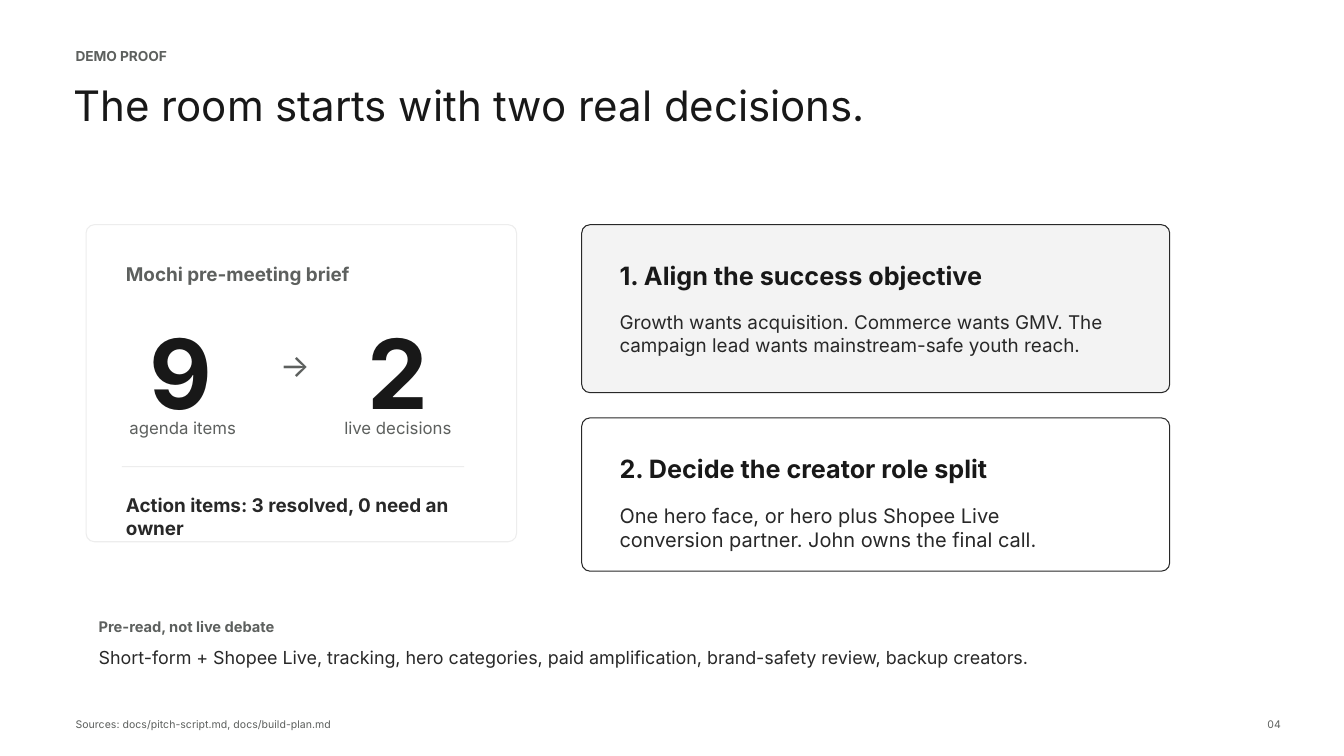
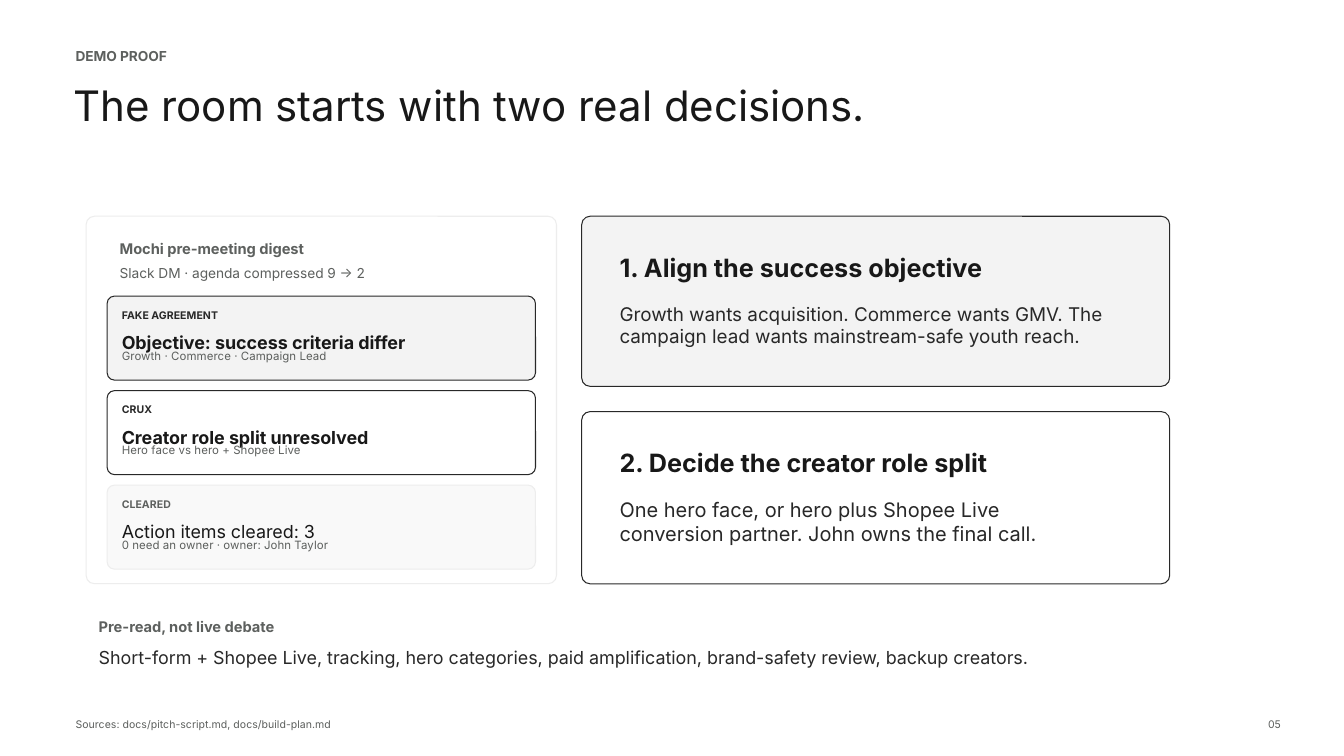
Before and after one commit to leewaichong/opensea, a slide deck: slide 5 of docs/pitch-deck/output/per-my-last-email-hackathon-pitch.pptx (slide 4 before the commit). Drawn at 1344x756 pixels with LibreOffice and Linux fonts; fonts in the diff are those of the drawing; background and template pictures are left out. Boxes give left, top, right and bottom in pixels: in the first picture for what was removed or moved away, otherwise in the second. Text is boxed around its words. In the diff, an @@ line names an element or a change of style, - is before the commit and + after.

```diff
--- a/docs/pitch-deck/output/per-my-last-email-hackathon-pitch.pptx
+++ b/docs/pitch-deck/output/per-my-last-email-hackathon-pitch.pptx
@@ proportions changed in 3 elements at (582,411,1170,584), (582,217,1170,387), (86,217,557,585) @@
@@ rounded rectangle: place and size @@
-rounded rectangle at (86,225,516,542)
+rounded rectangle at (86,217,557,585)
@@ 2 texts, 1 rounded rectangle: place and size @@
-2 texts, 1 rounded rectangle at (582,225,1170,393)
+2 texts, 1 rounded rectangle at (582,217,1170,387)
@@ text at (120,243,304,257): text changed; size 13.5 to 10.5 pt @@
-Mochi pre-meeting brief
+Mochi pre-meeting digest
@@ text added at (120,268,365,281), 9.8 pt, text #5D605E @@
+Slack DM · agenda compressed 9 -> 2
@@ rounded rectangle added at (107,296,535,380), fill #F3F3F3, outline #282828 0.75 pt @@
@@ text added at (122,311,218,319), 7.5 pt, text #282828, bold @@
+FAKE AGREEMENT
@@ text added at (122,335,405,354), 12.8 pt, text #181818, bold @@
+Objective: success criteria differ
@@ text added at (122,350,327,363), 8.2 pt, text #5D605E @@
+Growth · Commerce · Campaign Lead
@@ text removed at (149,337,212,430) @@
-9
@@ text removed at (267,343,324,378) @@
-->
@@ text removed at (368,337,429,430) @@
-2
@@ rounded rectangle added at (107,391,535,475), fill #FFFFFF, outline #282828 0.75 pt @@
@@ text added at (122,405,152,413), 7.5 pt, text #282828, bold @@
+CRUX
@@ rounded rectangle: place and size @@
-rounded rectangle at (582,418,1170,572)
+rounded rectangle at (582,411,1170,584)
@@ text added at (122,430,369,449), 12.8 pt, text #181818, bold @@
+Creator role split unresolved
@@ text added at (122,444,300,457), 8.2 pt, text #5D605E @@
+Hero face vs hero + Shopee Live
@@ text removed at (129,421,236,438) @@
-agenda items
@@ text removed at (344,421,451,434) @@
-live decisions
@@ text "2. Decide the creator role ...": place and size @@
-text "2. Decide the creator role ..." at (620,458,987,483)
+text "2. Decide the creator role ..." at (620,452,987,477)
@@ rectangle removed at (122,466,465,467) @@
@@ rounded rectangle added at (107,485,535,569), fill #F9F9F9, outline #EDEDED 0.75 pt @@
@@ text added at (122,500,171,508), 7.5 pt, text #5D605E, bold @@
+CLEARED
@@ text "One hero face, or hero ...": place and size @@
-text "One hero face, or hero ..." at (620,507,1036,551)
+text "One hero face, or hero ..." at (620,501,1036,545)
@@ text added at (122,524,315,543), 12.8 pt, text #181818 @@
+Action items cleared: 3
@@ text at (122,540,328,552): text changed; size 13.5 to 8.2 pt; text colour #282828 to #5D605E; bold off @@
-Action items: 3 resolved, 0 need an owner
+0 need an owner · owner: John Taylor
@@ text at (1268,720,1281,728): text changed @@
-04
+05
```
Also in this commit, not shown: 5 other slides changed, 1 slide added, 1 slide removed, 25 other files.
